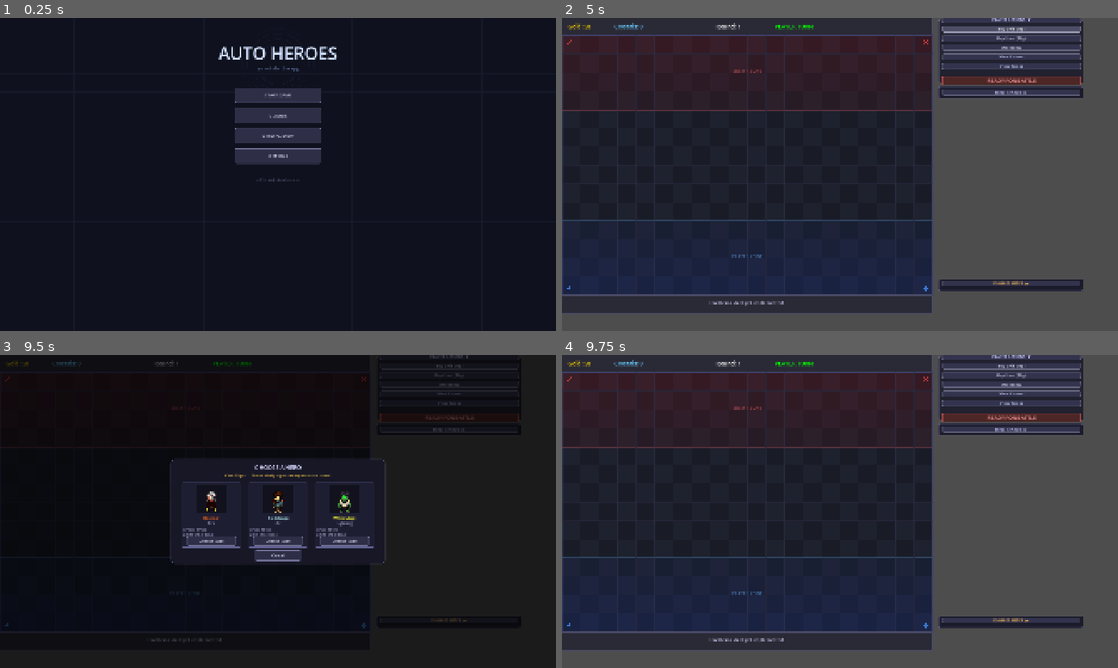
Above: before the commit, frames 1-4 (two rows, left to right).
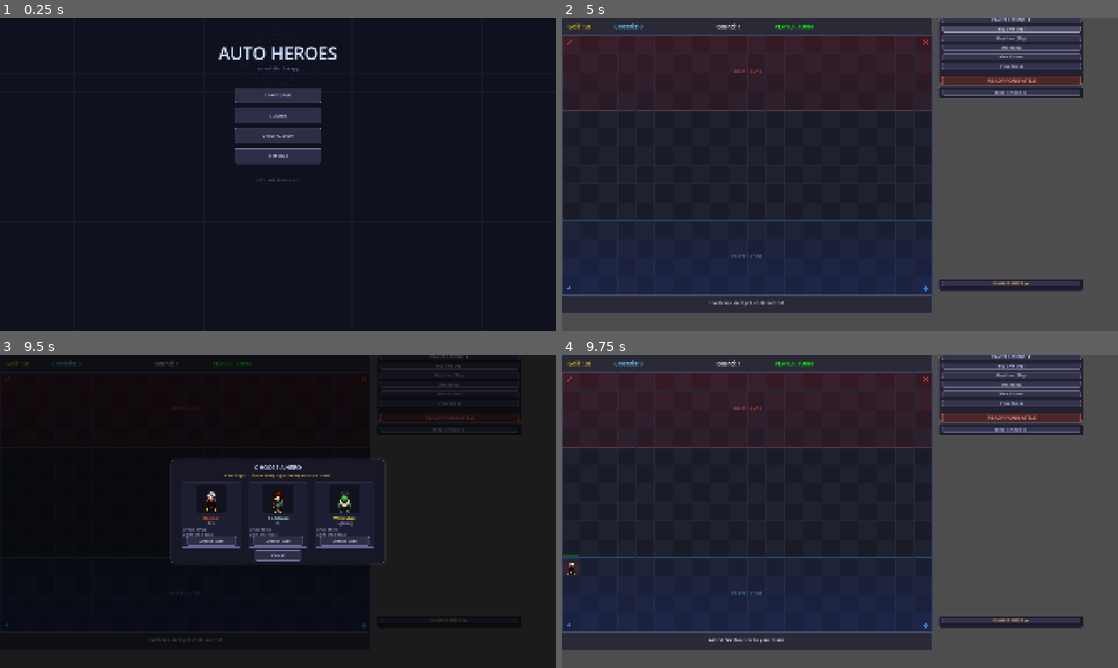
Above: after the commit, the same moments.

Repository: iceie2/autobattler-rpg
Game: Godot game, scene res://scenes/main_menu.tscn
Same seed, same stepped clock (60 frames per second), same inputs: the game is played once before the commit and once after it.
Inputs:
- Up to frame 1 (0.25 s): no input
- Up to frame 2 (5 s): click "START GAME" at 0.5 s; click "READY FOR BATTLE" at 1.25 s; click "READY FOR BATTLE" at 2 s; click "PLAYER ACTIONS ▼" at 2.75 s; click "PLAYER ACTIONS ▶" at 3.5 s; click "Buy Unit (30g)" at 4.25 s
- Up to frame 3 (9.5 s): click "Buy Hero (20g)" at 5 s; click "Use Items" at 5.75 s; click "View Classes" at 6.5 s; click "View Roster" at 7.25 s; click "TEAM STATUS ▶" at 8 s; click "DAMAGE METER ▶" at 8.75 s
- Up to frame 4 (9.75 s): click "Choose (20g)" at 9.5 s

Frames 1-3 are identical in both runs. In frame 4, 0.2% of the frame differs, in the area x 0-40%, y 2-92%.
Error before the commit: Parse Error: Cannot infer the type of "end_pos" variable because the value doesn't have a set type. (res://scripts/unit_base.gd:320)

Commit message:
Fix Variant inference on end_pos in spawn_projectile
Co-Authored-By: Claude Sonnet 4.6 <noreply@anthropic.com>

Diff:
--- a/scripts/unit_base.gd
+++ b/scripts/unit_base.gd
@@ -316,8 +316,8 @@
 		return
 
 	var projectile := Projectile.new()
-	var start_pos := global_position
-	var end_pos   := target.global_position if target else global_position
+	var start_pos: Vector2 = global_position
+	var end_pos:   Vector2 = target.global_position if target else global_position
 
 	projectile.setup(start_pos, end_pos, damage, current_element, target)
 	projectile.caster = self   # so on_reach_target can credit damage_dealt
